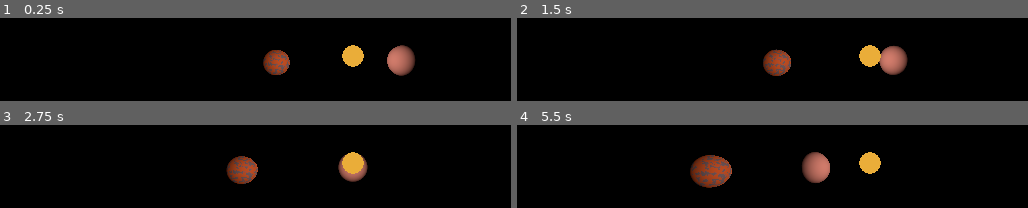
Above: before the commit, frames 1-4 (two rows, left to right).
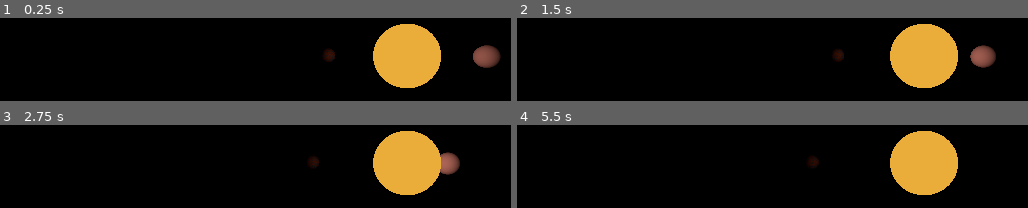
Above: after the commit, the same moments.

Repository: znapfel/space-demo
Game: Godot game, scene res://Game.tscn
Same seed, same stepped clock (60 frames per second), same inputs: the game is played once before the commit and once after it.
Inputs:
- Up to frame 1 (0.25 s): no input
- Up to frame 2 (1.5 s): no input
- Up to frame 3 (2.75 s): no input
- Up to frame 4 (5.5 s): no input

The runs differ from the first frame. In frame 1, 12% of the frame differs, in the area x 51-99%, y 7-85%; in frame 2, 12%; in frame 3, 12%; in frame 4, 13%, in the area x 33-87%, y 7-85%.

Commit message:
Update Game.tscn
Minor update to sun and planetary scale.

Diff:
--- a/Game.tscn
+++ b/Game.tscn
@@ -102,7 +102,7 @@
 [node name="WorldEnvironment" parent="." instance=ExtResource( 1 )]
 
 [node name="Sun" type="MeshInstance" parent="."]
-transform = Transform( 0.5, 0, 0, 0, 0.5, 0, 0, 0, 0.5, -0.039698, 0.00368452, 0.00253135 )
+transform = Transform( 5, 0, 0, 0, 5, 0, 0, 0, 5, -0.039698, 0.00368452, 0.00253135 )
 material_override = SubResource( 1 )
 cast_shadow = 2
 mesh = SubResource( 4 )
@@ -118,7 +118,7 @@
 script = ExtResource( 3 )
 
 [node name="planet" parent="Sun/orbit" instance=ExtResource( 4 )]
-transform = Transform( 2, 0, 0, 0, 2, 0, 0, 0, 2, 7.05329, -0.598617, -5.26769 )
+transform = Transform( 0.5, 0, 0, 0, 0.5, 0, 0, 0, 0.5, 4.35487, -0.0250051, -1.86398 )
 script = ExtResource( 5 )
 
 [node name="orbit2" type="Spatial" parent="Sun"]
@@ -126,7 +126,7 @@
 script = ExtResource( 3 )
 
 [node name="Planet2" type="MeshInstance" parent="Sun/orbit2"]
-transform = Transform( 2, 0, 0, 0, 2, 0, 0, 0, 2, 3.53277, -1.02055, -14.753 )
+transform = Transform( 0.5, 0, 0, 0, 0.5, 0, 0, 0, 0.5, 3.85179, 0.0467983, -5.61736 )
 material_override = SubResource( 6 )
 mesh = SubResource( 7 )
 material/0 = null
@@ -137,7 +137,7 @@
 script = ExtResource( 3 )
 
 [node name="Camera" type="Camera" parent="orbit3"]
-transform = Transform( 2, 0, 0, 0, 2, 0, 0, 0, 2, 0, 0, 15 )
+transform = Transform( 2, 0, -1.19209e-07, 0, 2, 0, 1.19209e-07, 0, 2, -16.4213, 0, 50.2157 )
 fov = 111.588
 
 [node name="Viewport" type="Viewport" parent="."]
